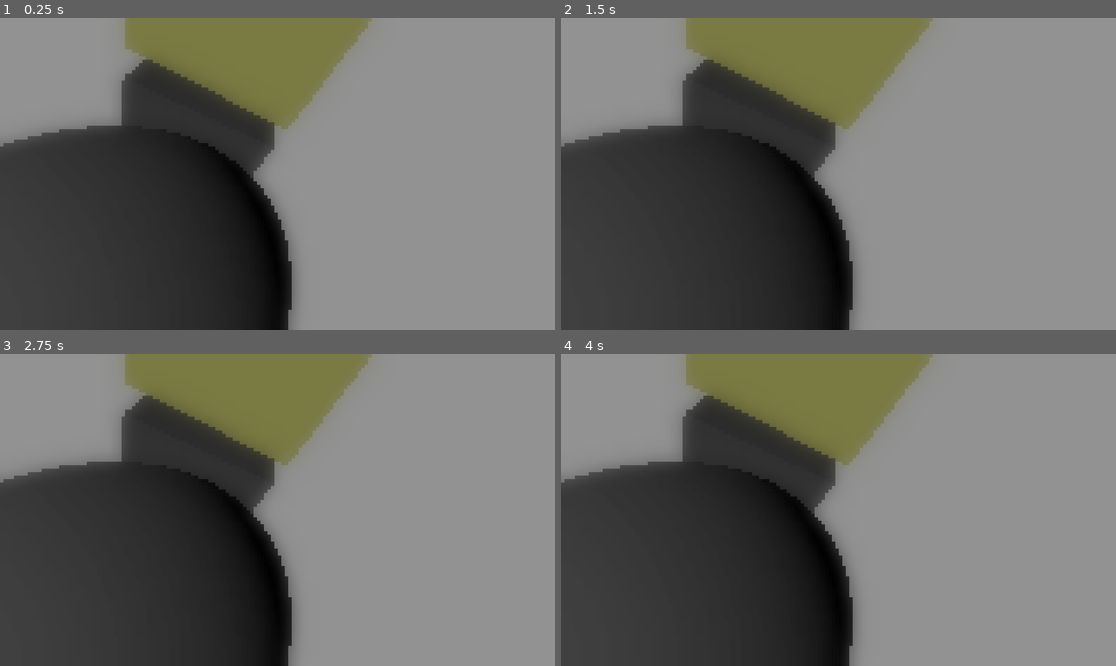
Above: before the commit, frames 1-4 (two rows, left to right).
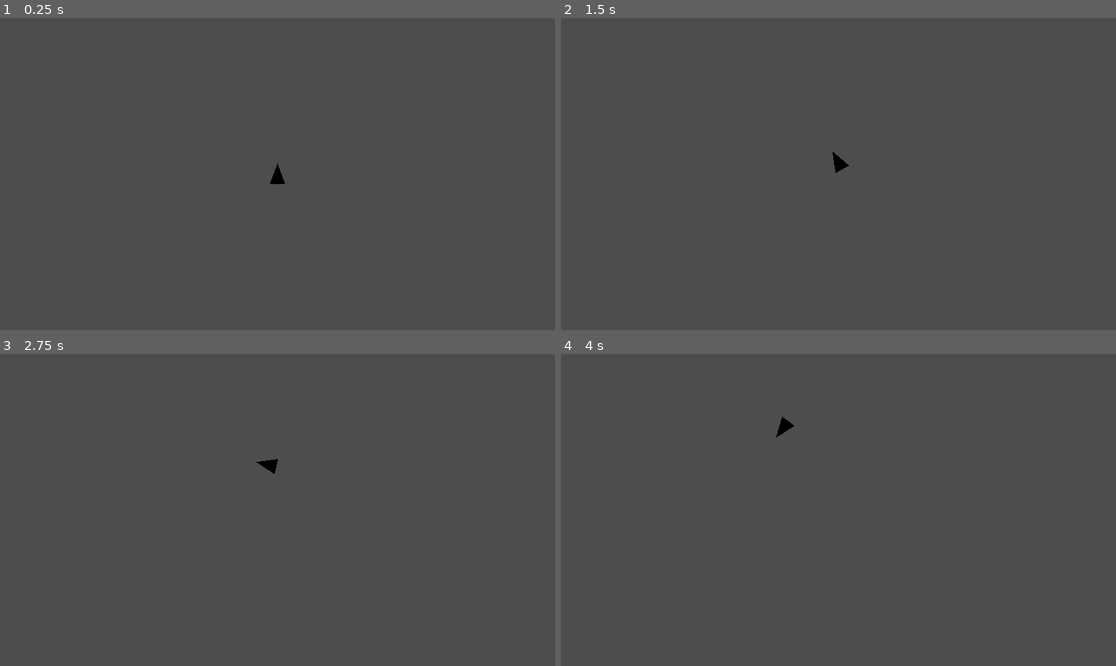
Above: after the commit, the same moments.

Repository: TheBlipBloop/gmtk-2025
Game: Godot game, scene res://scenes/playground_mechanics.tscn
Two runs of this game, one before a commit and one after it. Both use one fixed random seed, a clock stepped at 60 frames per second and the inputs below. Before the commit the project starts from res://scenes/test_scene.tscn.
Inputs:
- Up to frame 1 (0.25 s): no input
- Up to frame 2 (1.5 s): tap Enter at 0.5 s; hold Space (thrust, bound only after the commit) 0.53-1.28 s; hold A (rotate_ccw, bound only after the commit) 0.53-1.28 s; tap Right (rotate_cw, bound only after the commit) at 0.8, 1.35 s
- Up to frame 3 (2.75 s): tap A (rotate_ccw, bound only after the commit) at 1.55 s; hold Space (thrust, bound only after the commit) from 2.03 s (still down); hold A (rotate_ccw, bound only after the commit) from 2.03 s (still down); tap Right (rotate_cw, bound only after the commit) at 2.3 s
- Up to frame 4 (4 s): release A (rotate_ccw, bound only after the commit) at 2.78 s; tap Right (rotate_cw, bound only after the commit) at 2.85, 3.8 s; tap A (rotate_ccw, bound only after the commit) at 3.05 s; release Space (thrust, bound only after the commit) at 3.53 s; hold A (rotate_ccw, bound only after the commit) from 3.53 s (still down)

The runs differ from the first frame. In frame 1, 88% of the frame differs, in the area x 0-100%, y 0-100%; in frame 2, 88%; in frame 3, 88%; in frame 4, 88%.

Commit message:
add simple player movement (no loopsies)

Diff:
--- /dev/null
+++ b/prefabs/camera.tscn
@@ -0,0 +1,23 @@
+[gd_scene load_steps=3 format=3 uid="uid://cssxlc3t7av3a"]
+
+[ext_resource type="Material" uid="uid://cwvw3upanfc3j" path="res://materials/mpp_pixelate.tres" id="1_70n02"]
+
+[sub_resource type="QuadMesh" id="QuadMesh_a5oyu"]
+material = ExtResource("1_70n02")
+flip_faces = true
+size = Vector2(2, 2)
+
+[node name="Camera" type="Node3D"]
+transform = Transform3D(1, 0, 0, 0, -4.37114e-08, -1, 0, 1, -4.37114e-08, 0, 0, 0)
+
+[node name="Camera3D" type="Camera3D" parent="."]
+transform = Transform3D(-1, 0, -8.74228e-08, 0, 1, 0, 8.74228e-08, 0, -1, 0, 0, 0)
+projection = 1
+size = 15.0
+far = 500.0
+
+[node name="PP_Pixelate" type="MeshInstance3D" parent="Camera3D"]
+transform = Transform3D(1, 0, 0, 0, 1, 0, 0, 0, 1, 0, 0, -1.69633)
+visible = false
+extra_cull_margin = 16384.0
+mesh = SubResource("QuadMesh_a5oyu")
--- /dev/null
+++ b/prefabs/player.tscn
@@ -0,0 +1,18 @@
+[gd_scene load_steps=4 format=3 uid="uid://w2nk42ky7lom"]
+
+[ext_resource type="Script" uid="uid://b1ih08j57wy7u" path="res://scripts/ship_movement.gd" id="1_72ieh"]
+[ext_resource type="PackedScene" uid="uid://by646ofkr6ube" path="res://prefabs/player_graphics.tscn" id="2_4dohe"]
+
+[sub_resource type="SphereShape3D" id="SphereShape3D_72ieh"]
+
+[node name="Player" type="RigidBody3D"]
+physics_interpolation_mode = 1
+can_sleep = false
+continuous_cd = true
+script = ExtResource("1_72ieh")
+metadata/_custom_type_script = "uid://b1ih08j57wy7u"
+
+[node name="CollisionShape3D" type="CollisionShape3D" parent="."]
+shape = SubResource("SphereShape3D_72ieh")
+
+[node name="PlayerGraphics" parent="." instance=ExtResource("2_4dohe")]
--- /dev/null
+++ b/prefabs/player_graphics.tscn
@@ -0,0 +1,9 @@
+[gd_scene load_steps=2 format=3 uid="uid://by646ofkr6ube"]
+
+[sub_resource type="PrismMesh" id="PrismMesh_72ieh"]
+
+[node name="PlayerGraphics" type="Node3D"]
+
+[node name="MeshInstance3D" type="MeshInstance3D" parent="."]
+transform = Transform3D(0.75, 0, 0, 0, -4.37114e-08, -0.25, 0, 1, -1.09278e-08, 0, 0, 0)
+mesh = SubResource("PrismMesh_72ieh")
--- a/project.godot
+++ b/project.godot
@@ -11,14 +11,43 @@
 [application]
 
 config/name="gtmk-2025"
-run/main_scene="uid://tapvcu600v6t"
+run/main_scene="uid://b45cq62d8qy71"
 config/features=PackedStringArray("4.4", "Mobile")
 config/icon="res://icon.svg"
+
+[display]
+
+window/vsync/vsync_mode=2
 
 [dotnet]
 
 project/assembly_name="gtmk-2025"
 
+[input]
+
+rotate_cw={
+"deadzone": 0.2,
+"events": [Object(InputEventKey,"resource_local_to_scene":false,"resource_name":"","device":-1,"window_id":0,"alt_pressed":false,"shift_pressed":false,"ctrl_pressed":false,"meta_pressed":false,"pressed":false,"keycode":0,"physical_keycode":4194321,"key_label":0,"unicode":0,"location":0,"echo":false,"script":null)
+, Object(InputEventKey,"resource_local_to_scene":false,"resource_name":"","device":-1,"window_id":0,"alt_pressed":false,"shift_pressed":false,"ctrl_pressed":false,"meta_pressed":false,"pressed":false,"keycode":0,"physical_keycode":68,"key_label":0,"unicode":100,"location":0,"echo":false,"script":null)
+]
+}
+rotate_ccw={
+"deadzone": 0.2,
+"events": [Object(InputEventKey,"resource_local_to_scene":false,"resource_name":"","device":-1,"window_id":0,"alt_pressed":false,"shift_pressed":false,"ctrl_pressed":false,"meta_pressed":false,"pressed":false,"keycode":0,"physical_keycode":65,"key_label":0,"unicode":97,"location":0,"echo":false,"script":null)
+, Object(InputEventKey,"resource_local_to_scene":false,"resource_name":"","device":-1,"window_id":0,"alt_pressed":false,"shift_pressed":false,"ctrl_pressed":false,"meta_pressed":false,"pressed":false,"keycode":0,"physical_keycode":4194319,"key_label":0,"unicode":0,"location":0,"echo":false,"script":null)
+]
+}
+thrust={
+"deadzone": 0.2,
+"events": [Object(InputEventKey,"resource_local_to_scene":false,"resource_name":"","device":-1,"window_id":0,"alt_pressed":false,"shift_pressed":false,"ctrl_pressed":false,"meta_pressed":false,"pressed":false,"keycode":0,"physical_keycode":32,"key_label":0,"unicode":32,"location":0,"echo":false,"script":null)
+]
+}
+
+[physics]
+
+3d/default_gravity=0.0
+3d/default_gravity_vector=Vector3(0, 0, 0)
+
 [rendering]
 
 renderer/rendering_method="mobile"
--- a/scenes/test_scene.tscn
+++ b/scenes/playground_graphics.tscn
@@ -1,17 +1,12 @@
-[gd_scene load_steps=8 format=3 uid="uid://tapvcu600v6t"]
+[gd_scene load_steps=7 format=3 uid="uid://tapvcu600v6t"]
 
-[ext_resource type="Material" uid="uid://cwvw3upanfc3j" path="res://materials/mpp_pixelate.tres" id="1_g7g4h"]
+[ext_resource type="PackedScene" uid="uid://cssxlc3t7av3a" path="res://prefabs/camera.tscn" id="1_7qv6m"]
 
 [sub_resource type="BoxMesh" id="BoxMesh_a5oyu"]
 
 [sub_resource type="StandardMaterial3D" id="StandardMaterial3D_g7g4h"]
 shading_mode = 0
 albedo_color = Color(1, 1, 0.568627, 1)
-
-[sub_resource type="QuadMesh" id="QuadMesh_a5oyu"]
-material = ExtResource("1_g7g4h")
-flip_faces = true
-size = Vector2(2, 2)
 
 [sub_resource type="CapsuleMesh" id="CapsuleMesh_g7g4h"]
 
@@ -37,13 +32,8 @@
 material_override = SubResource("StandardMaterial3D_g7g4h")
 mesh = SubResource("BoxMesh_a5oyu")
 
-[node name="Camera3D" type="Camera3D" parent="."]
-transform = Transform3D(0.855491, -0.351084, -0.380626, 0.517818, 0.580028, 0.628834, 0, -0.735057, 0.678006, 0.00517821, 1.36689, 1.69297)
-
-[node name="PP_Pixelate" type="MeshInstance3D" parent="Camera3D"]
-transform = Transform3D(1, 0, 0, 0, 1, 0, 0, 0, 1, 0, 0, -1.69633)
-extra_cull_margin = 16384.0
-mesh = SubResource("QuadMesh_a5oyu")
+[node name="Camera3D" parent="." instance=ExtResource("1_7qv6m")]
+transform = Transform3D(0.707107, 0.316614, 0.632263, 0, 0.894155, -0.447759, -0.707107, 0.316614, 0.632263, -8.58263, 6.07809, -8.58263)
 
 [node name="MeshInstance3D2" type="MeshInstance3D" parent="."]
 transform = Transform3D(1, 0, 0, 0, 1, 0, 0, 0, 1, 0, 0, 1.48994)
--- /dev/null
+++ b/scenes/playground_mechanics.tscn
@@ -0,0 +1,12 @@
+[gd_scene load_steps=3 format=3 uid="uid://b45cq62d8qy71"]
+
+[ext_resource type="PackedScene" uid="uid://w2nk42ky7lom" path="res://prefabs/player.tscn" id="1_7jw03"]
+[ext_resource type="PackedScene" uid="uid://cssxlc3t7av3a" path="res://prefabs/camera.tscn" id="2_bixks"]
+
+[node name="PlaygroundMechanics" type="Node3D"]
+
+[node name="Player" parent="." instance=ExtResource("1_7jw03")]
+angular_damp = 1.0
+
+[node name="Camera" parent="." instance=ExtResource("2_bixks")]
+transform = Transform3D(1, 0, 0, 0, -4.37114e-08, -1, 0, 1, -4.37114e-08, 0, 15, 0)
--- /dev/null
+++ b/scripts/ship_movement.gd
@@ -0,0 +1,47 @@
+extends RigidBody3D
+
+class_name Movement
+
+# Base movement speeds
+@export var base_rotation_speed : float = 5.0;
+@export var base_move_speed : float = 0.1;
+
+# Boosted movement speeds
+@export var boost_rotation_speed : float = 2.0;
+@export var boost_move_speed : float = 1.5;
+
+var m_boost_speed_scalar : float = 0;
+var m_input_rotation : float = 0.0 # sign + => cw; sign - => ccw
+var m_input_boosting : bool = false
+
+# Called when the node enters the scene tree for the first time.
+func _ready() -> void:
+	pass # Replace with function body.
+
+func _input(event):
+	pass
+
+# Called every frame. 'delta' is the elapsed time since the previous frame.
+func _process(delta: float) -> void:
+	m_input_rotation = 0
+	if Input.is_action_pressed("rotate_cw"):
+		m_input_rotation += 1
+	if Input.is_action_pressed("rotate_ccw"):
+		m_input_rotation -= 1
+
+	m_input_boosting = Input.is_action_pressed("thrust")
+	print(m_input_rotation)
+
+func _physics_process(delta: float) -> void:
+	angular_velocity += Vector3.UP * m_input_rotation * -get_rotation_speed() * delta;
+	linear_velocity += basis.z * get_move_speed() * delta;
+
+func get_rotation_speed() -> float:
+	if (m_input_boosting):
+		return boost_rotation_speed
+	return base_rotation_speed;
+
+func get_move_speed() -> float:
+	if (m_input_boosting):
+		return boost_move_speed
+	return base_move_speed
Not shown, added: scripts/ship_movement.gd.uid
